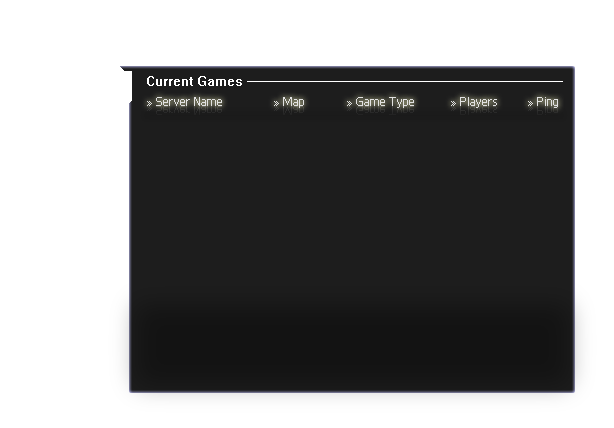
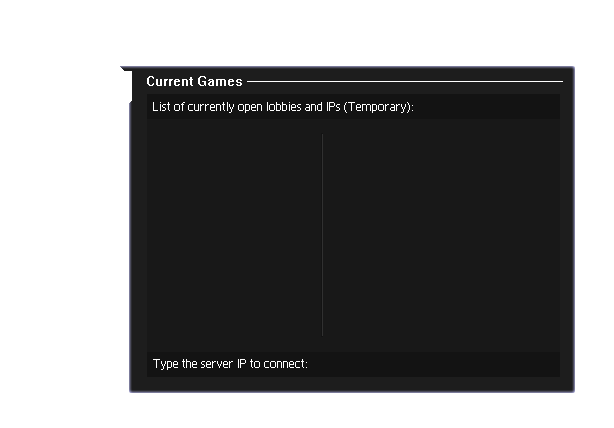
Two versions of the same layered image (w=614, h=428). Layer-by-layer changes:
hid "Shape 1" over 115, 275, 590, 406
added layer "Type the server IP to connect:" above "List of currently open lobbies" over 153, 359, 307, 370
added layer "List of currently open lobbies" above "Layer 3" over 153, 102, 413, 113
added layer "Layer 3" above "Layer 2" over 321, 133, 323, 336
added layer "Layer 2" above "Shape 2" over 147, 94, 560, 377
added layer "Shape 2" (46%) above "Reflect" over 147, 94, 560, 377
hid "Reflect" over 142, 104, 564, 126
hid "» Server Name" over 147, 97, 558, 108
